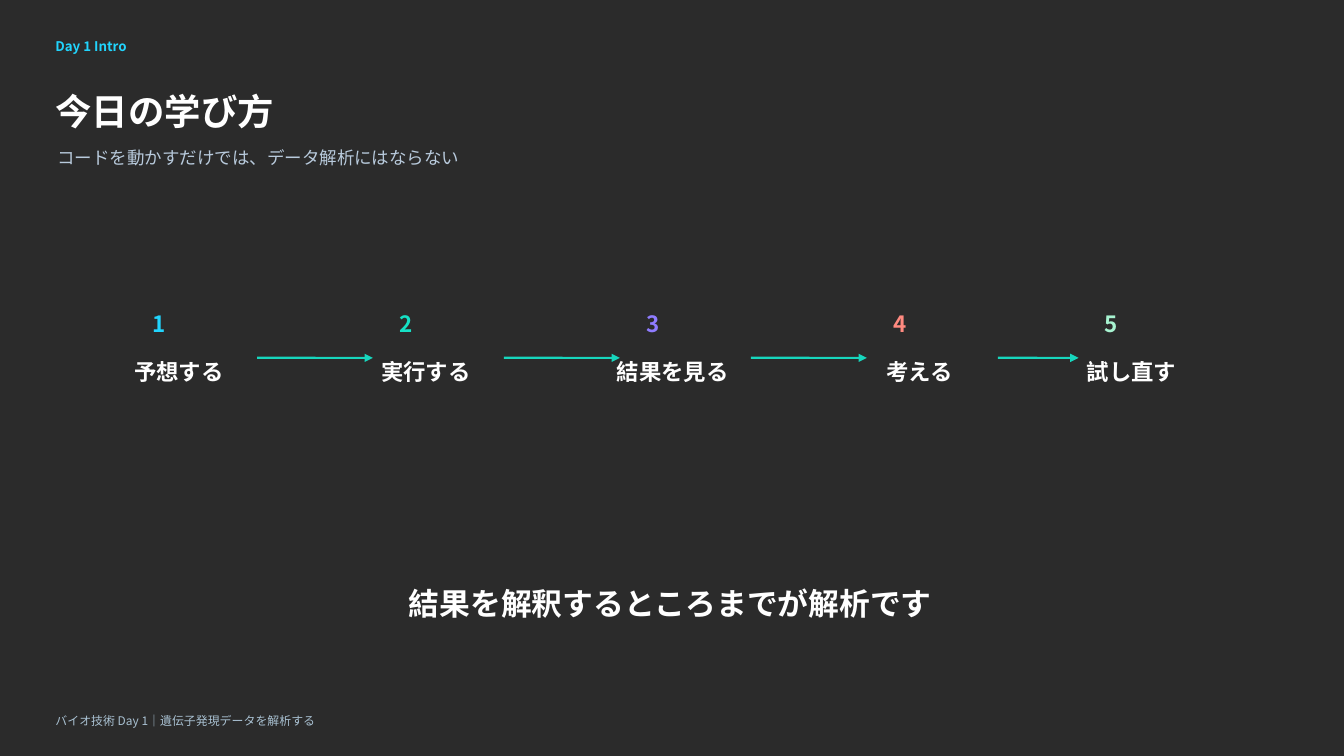
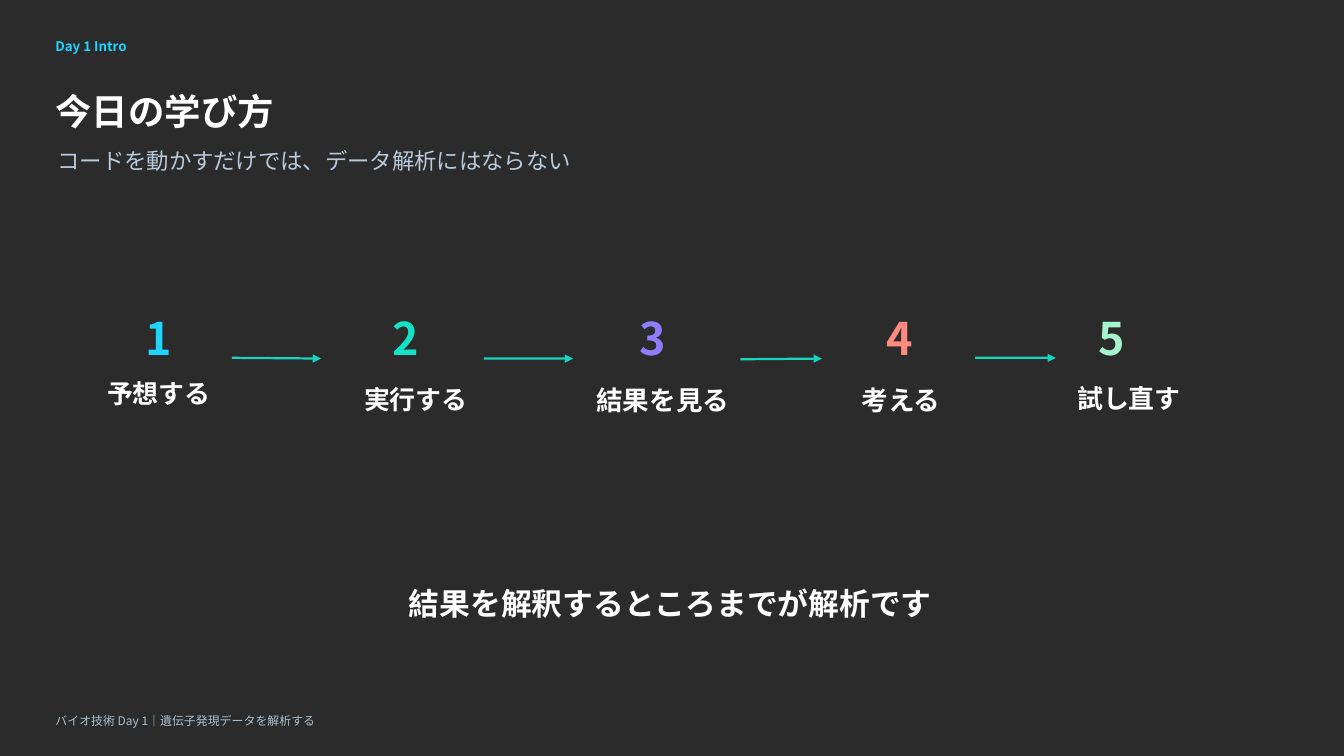
Before and after one commit to iwata97/bioinfo_2026, a slide deck: slide 7 of bioinformatics_day1_AM.pptx. Drawn at 1344x756 pixels with LibreOffice and Linux fonts; fonts in the diff are those of the drawing; background and template pictures are left out; a plain dark background stands for a picture behind light text. Boxes give left, top, right and bottom in pixels: in the first picture for what was removed or moved away, otherwise in the second. Text is boxed around its words. In the diff, an @@ line names an element or a change of style, - is before the commit and + after.

```diff
--- a/bioinformatics_day1_AM.pptx
+++ b/bioinformatics_day1_AM.pptx
@@ text "コードを動かすだけでは、データ解析にはならない" at box(57, 150, 570, 171): size 12.5 to 16 pt @@
@@ size 16 to 32 pt in 5 elements at box(146, 321, 172, 355), box(392, 321, 418, 355), box(639, 321, 665, 356), box(886, 321, 912, 355), box(1098, 322, 1124, 356) @@
@@ arrow moved from (257, 358) - (373, 358) to (232, 358) - (322, 359) @@
@@ arrow moved from (504, 358) - (620, 358) to (484, 359) - (574, 359) @@
@@ arrow moved from (751, 358) - (867, 358) to (741, 359) - (822, 359) @@
@@ arrow moved from (998, 358) - (1079, 358) to (976, 358) - (1056, 358) @@
@@ text "予想する": place and size @@
-text "予想する" at box(134, 361, 223, 382)
+text "予想する" at box(107, 381, 211, 406)
@@ size 16 to 18.5 pt in 3 elements at box(1077, 386, 1181, 411), box(107, 381, 211, 406), box(364, 387, 468, 412) @@
@@ text "実行する": place and size @@
-text "実行する" at box(381, 361, 470, 382)
+text "実行する" at box(364, 387, 468, 412)
@@ text "結果を見る": place and size @@
-text "結果を見る" at box(617, 357, 729, 382)
+text "結果を見る" at box(596, 387, 729, 413)
@@ text "結果を見る" at box(596, 387, 729, 413): size 16 to 19 pt @@
@@ text "考える" at box(862, 387, 941, 413): size 16 to 19 pt @@
@@ text "考える": place and size @@
-text "考える" at box(887, 361, 953, 382)
+text "考える" at box(862, 387, 941, 413)
@@ text "試し直す": place and size @@
-text "試し直す" at box(1087, 361, 1176, 382)
+text "試し直す" at box(1077, 386, 1181, 411)
```
Also in this commit, not shown: 4 other slides changed, 5 slides added, 4 slides removed, 5 other files.
